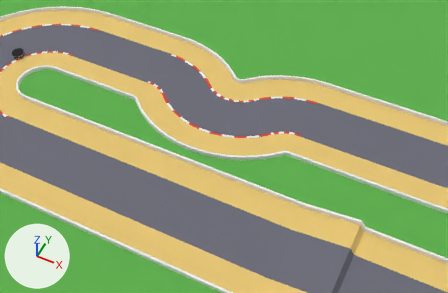
Two versions of the glTF model assets/tracks/brands-patch/brands-patch.glb, one commit apart.
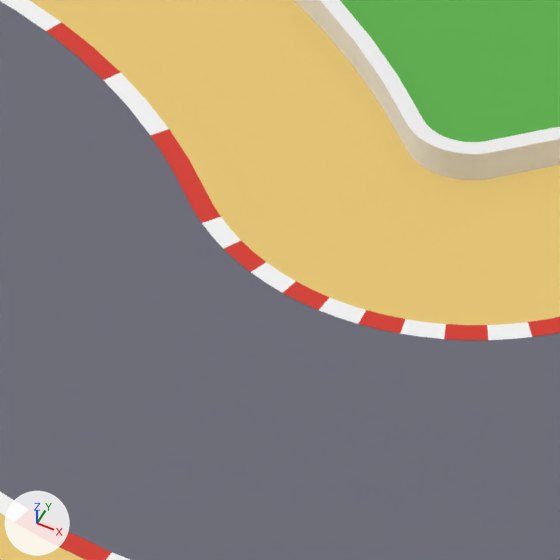
Each version is shown from a 50 mm lens placed at (-60.7, -150.2, 102.4), pointed at (-104.5, -62.6, -7.1), then close up on the part from 42% to 56% of the width and 21% to 44% of the height. The lights are fixed; the arrows at lower left show +X, +Y and +Z. The first two pictures are the older version. Where no turn or scale is listed for an object, it has been applied to the vertices.

Names of what the first close-up shows: 'Asphalt', 'Grass', 'Kerb.chicane-mid.L.red', 'Kerb.chicane-mid.R.red', 'Kerb.chicane-mid.R.white', 'Kerb.chicane-out.R.red', 'Kerb.chicane-out.R.white', 'SandLeft', 'SandRight', 'WallRight' and 1 more.
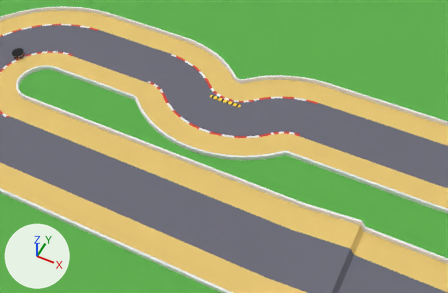
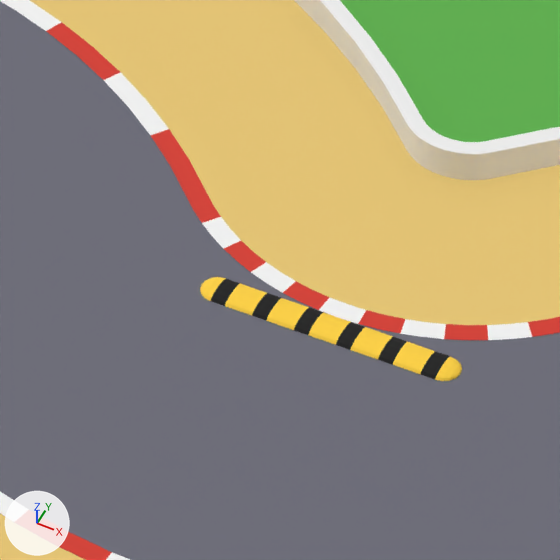
The change, as a diff of the scene's bpy script:
```diff
--- a/assets/tracks/brands-patch/brands-patch.glb.py
+++ b/assets/tracks/brands-patch/brands-patch.glb.py
@@ mat_kerb_yellow @@
+mat_kerb_yellow = principled_material('kerb-yellow')
+mat_kerb_yellow.base_color = (1.0, 0.645, 0.0497)  # yellow #ffd23f
+mat_kerb_yellow.roughness = 0.9
@@ mat_kerb_black @@
+mat_kerb_black = principled_material('kerb-black')
+mat_kerb_black.base_color = (0.00564, 0.00564, 0.00564)  # black #111111
+mat_kerb_black.roughness = 0.9
@@ me_sausagekerb_00_kerb_yellow @@
+me_sausagekerb_00_kerb_yellow.from_pydata(...)  # 142 vertices, 168 faces; spans x -111.8..-103.8, y -55.8..-54.8, z 0.01..0.16
+me_sausagekerb_00_kerb_yellow.materials.append(mat_kerb_yellow)  # yellow #ffd23f
@@ me_sausagekerb_00_kerb_black @@
+me_sausagekerb_00_kerb_black.from_pydata(...)  # 84 vertices, 72 faces; spans x -111.27..-104.32, y -55.8..-54.8, z 0.01..0.16
+me_sausagekerb_00_kerb_black.materials.append(mat_kerb_black)  # black #111111
@@ ob_sausagekerb_00_kerb_yellow @@
+ob_sausagekerb_00_kerb_yellow = bpy.data.objects.new('SausageKerb.00.kerb-yellow', me_sausagekerb_00_kerb_yellow)
+ob_sausagekerb_00_kerb_yellow.location = (0.0, 0.0, 0.0)
@@ ob_sausagekerb_00_kerb_black @@
+ob_sausagekerb_00_kerb_black = bpy.data.objects.new('SausageKerb.00.kerb-black', me_sausagekerb_00_kerb_black)
+ob_sausagekerb_00_kerb_black.location = (0.0, 0.0, 0.0)
```

Location of each change, [x1, y1, x2, y2] in pixels of the close-ups (560 x 560 px):
'SausageKerb.00.kerb-yellow', added (yellow)
    after: [200, 277, 462, 381]
'SausageKerb.00.kerb-black', added
    after: [211, 279, 450, 379]
